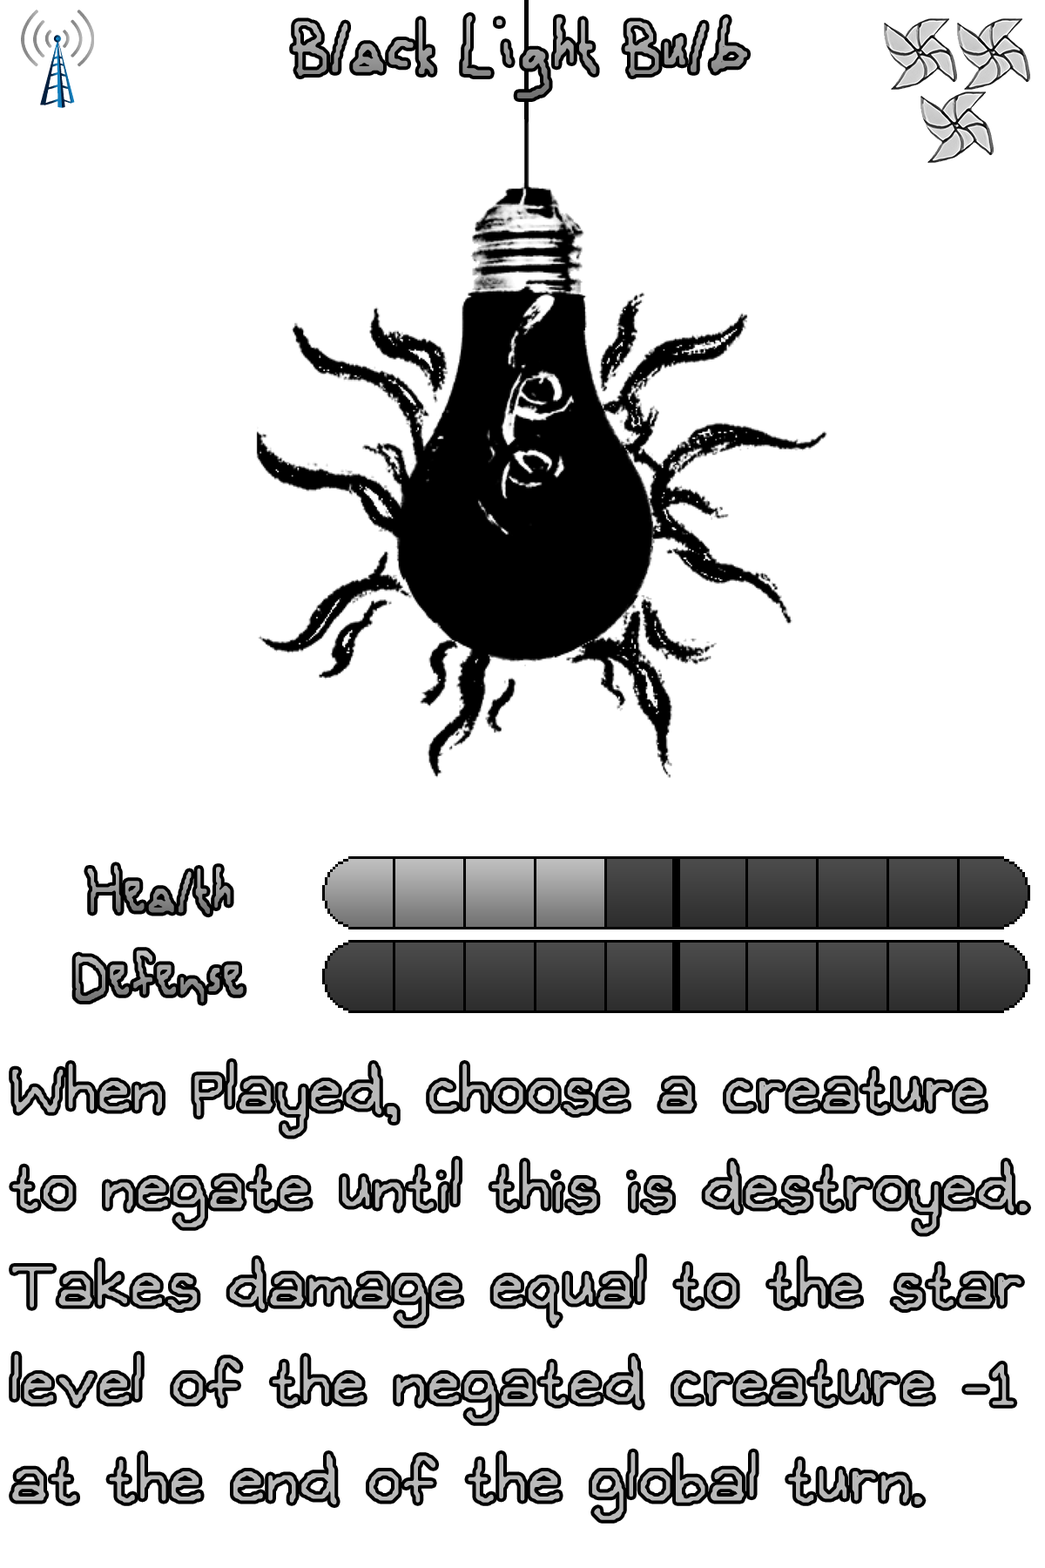
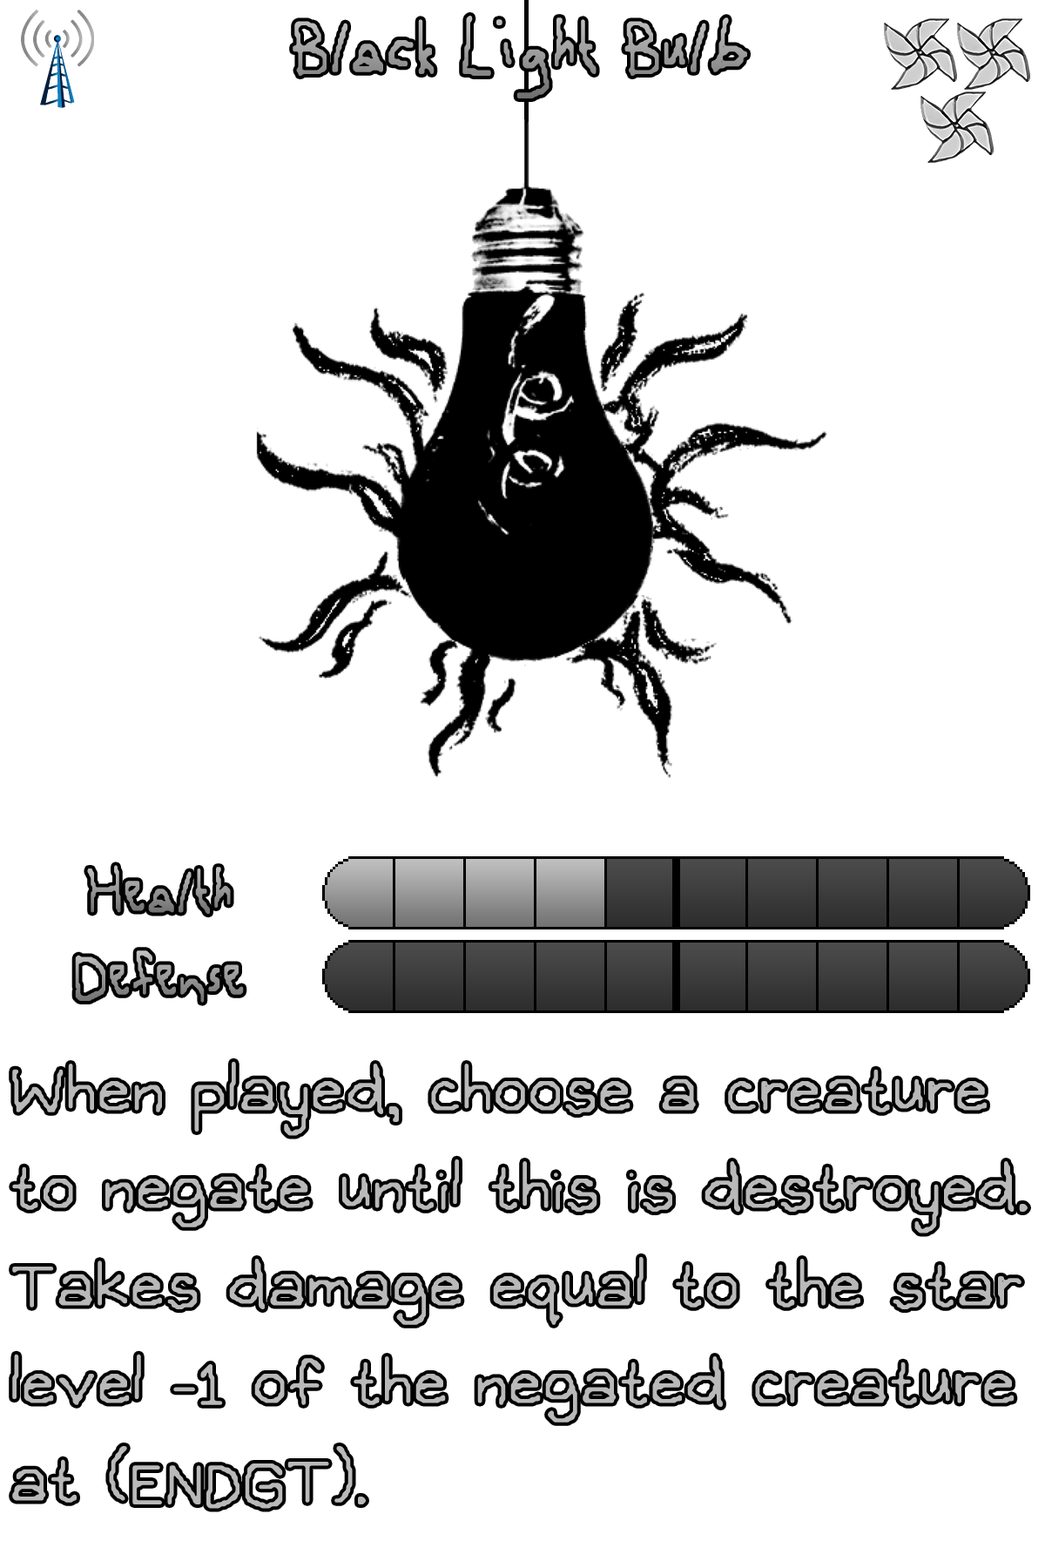
Comparing the layer stacks of the two 1045 x 1568 images. Changes:
painted on "Ability" over [108, 1061, 1015, 1521]